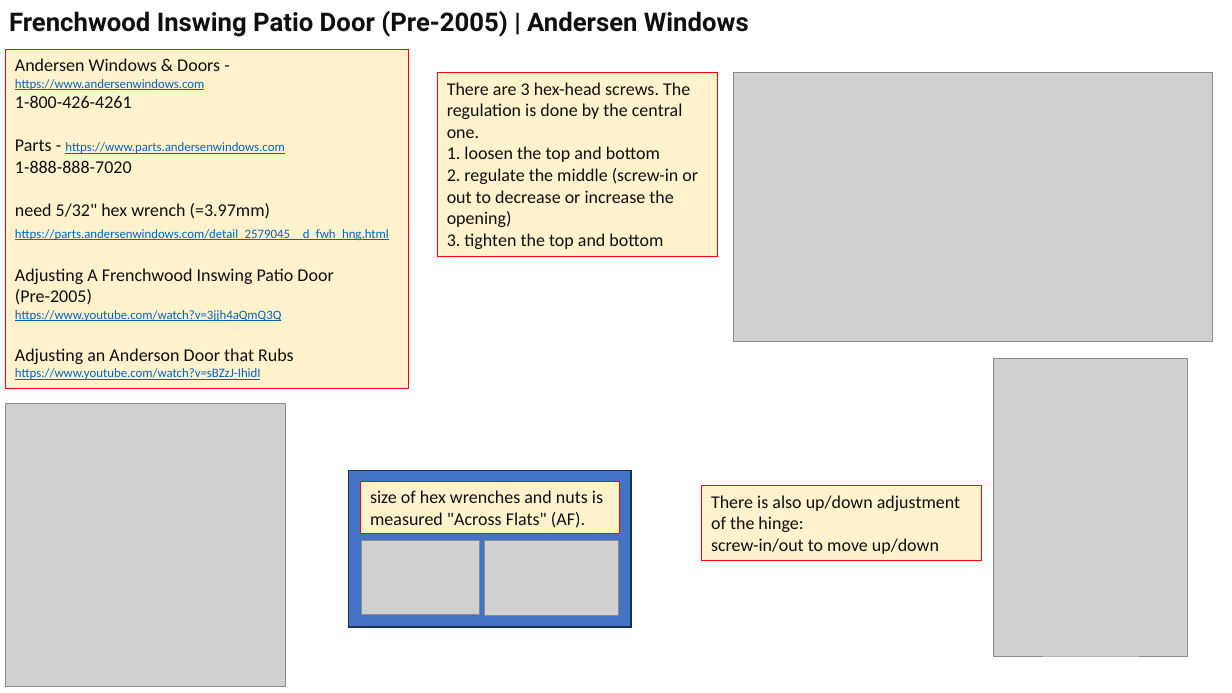
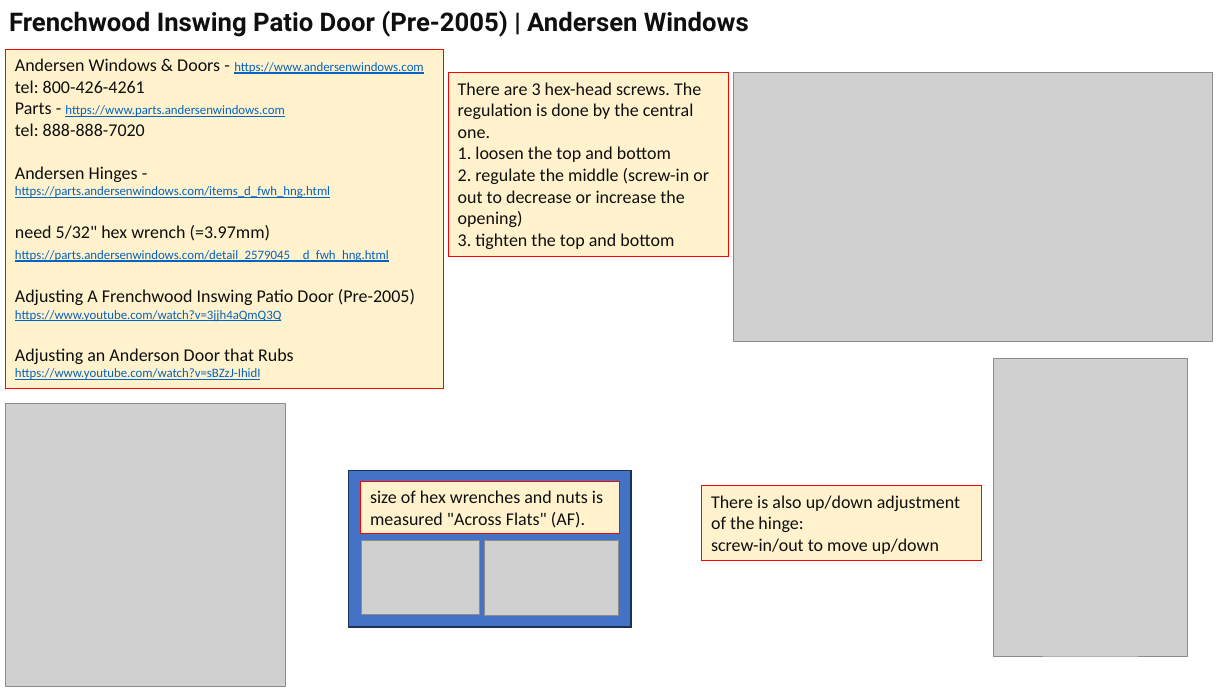
Before and after one commit to lselector/misc_farm, a slide deck: slide 3 of hinges.pptx. Drawn at 1232x693 pixels with LibreOffice and Linux fonts; fonts in the diff are those of the drawing; grey boxes stand for pictures. Boxes give left, top, right and bottom in pixels: in the first picture for what was removed or moved away, otherwise in the second. Text is boxed around its words. In the diff, an @@ line names an element or a change of style, - is before the commit and + after.

Commit message:
update

```diff
--- a/hinges.pptx
+++ b/hinges.pptx
@@ rectangle "Andersen Windows & Doors - ...": place and size @@
-rectangle "Andersen Windows & Doors - ..." at <box>6,49,409,388</box>
+rectangle "Andersen Windows & Doors - ..." at <box>6,49,444,388</box>
@@ text in rectangle at <box>15,80,145,93</box>: text changed @@
-1-800-426-4261
+tel: 800-426-4261
@@ rectangle "There are 3 hex-head screws. ...": place and size @@
-rectangle "There are 3 hex-head screws. ..." at <box>438,73,718,257</box>
+rectangle "There are 3 hex-head screws. ..." at <box>449,73,729,257</box>
@@ text in rectangle at <box>15,123,330,198</box>: text changed; size 14 to 10 pt; text colour #0F0F0F to #0563C1 @@
-1-888-888-7020
+tel: 888-888-7020
+Andersen Hinges - https://parts.andersenwindows.com/items_d_fwh_hng.html
```
Also in this commit, not shown: 1 slide added.
